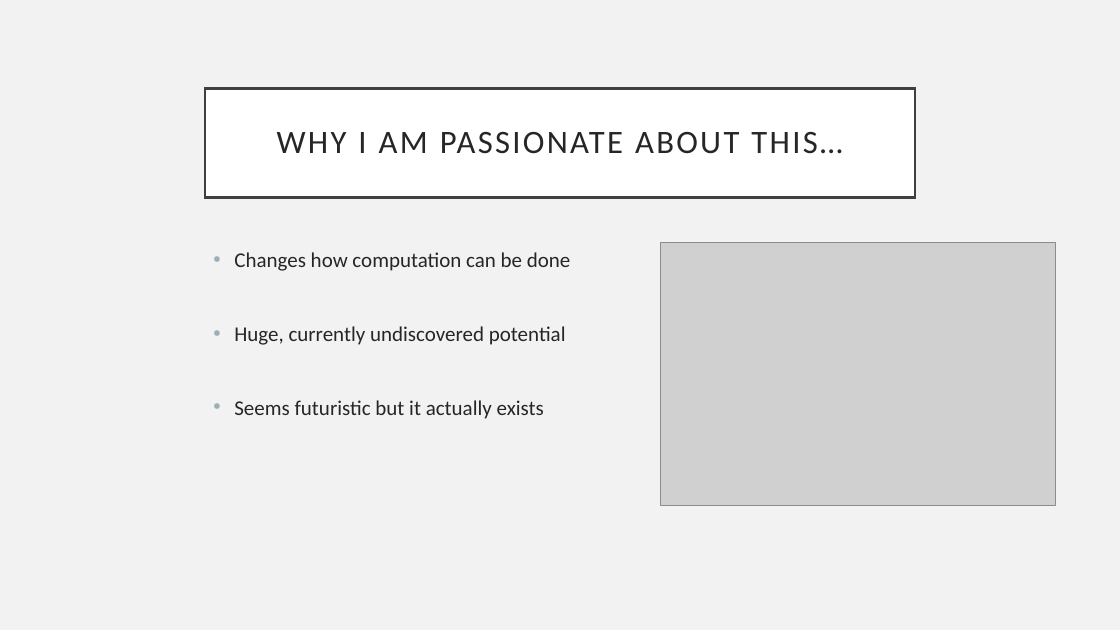
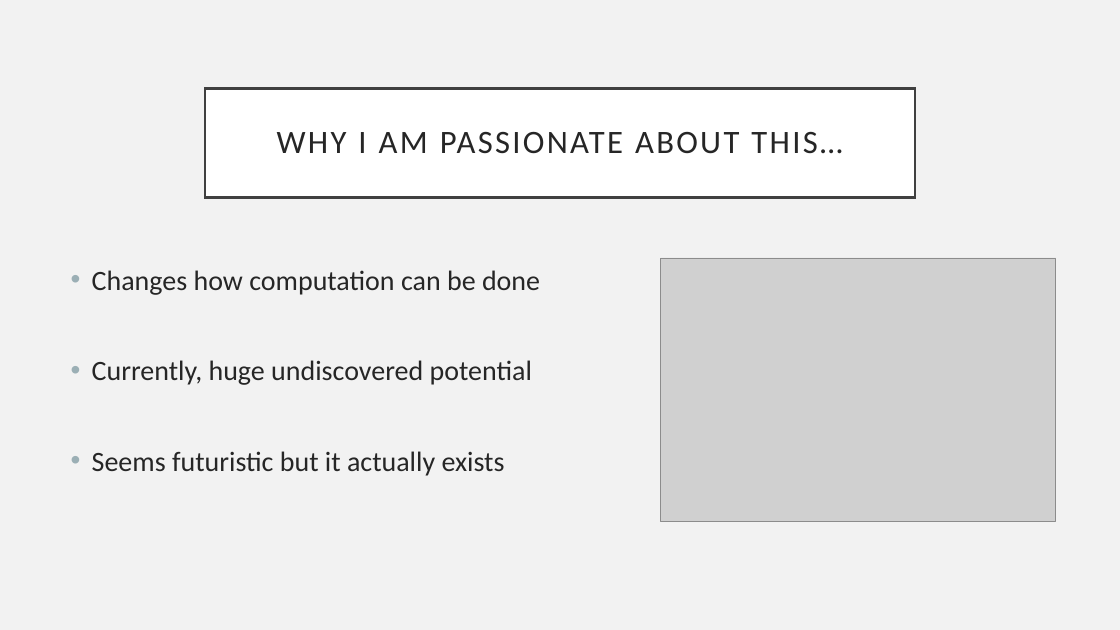
Before and after one commit to 446163/work, a slide deck: slide 4 of Daniel Easteals Quantum Computing.pptx. Drawn at 1120x630 pixels with LibreOffice and Linux fonts; fonts in the diff are those of the drawing; grey boxes stand for pictures. Boxes give left, top, right and bottom in pixels: in the first picture for what was removed or moved away, otherwise in the second. Text is boxed around its words. In the diff, an @@ line names an element or a change of style, - is before the commit and + after.

```diff
--- a/Daniel Easteals Quantum Computing.pptx
+++ b/Daniel Easteals Quantum Computing.pptx
@@ text "Changes how computation can be ...": place and size @@
-text "Changes how computation can be ..." at <box>234,252,571,419</box>
+text "Changes how computation can be ..." at <box>92,270,540,476</box>
@@ picture: place and size @@
-picture at <box>661,242,1056,505</box>
+picture at <box>661,258,1056,521</box>
@@ text at <box>92,270,540,476</box>: size 18 to 24 pt in "Changes how computation can be done", "Seems futuristic but it actually exists" @@
@@ text at <box>92,360,532,385</box>: text changed; size 18 to 24 pt @@
-• Huge, currently undiscovered potential
+• Currently, huge undiscovered potential
```
Also in this commit, not shown: 6 other slides changed, 1 slide added.
